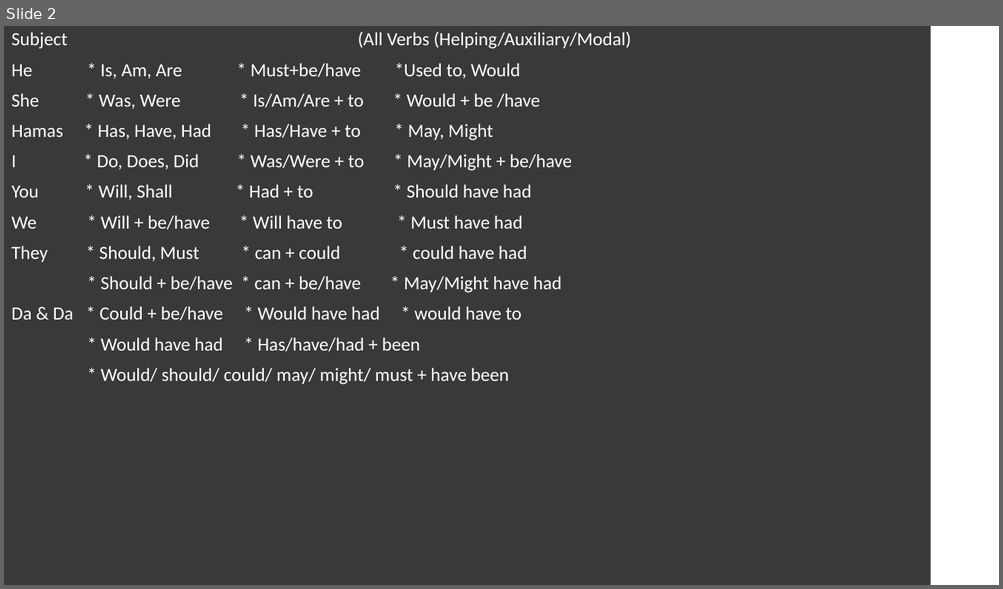
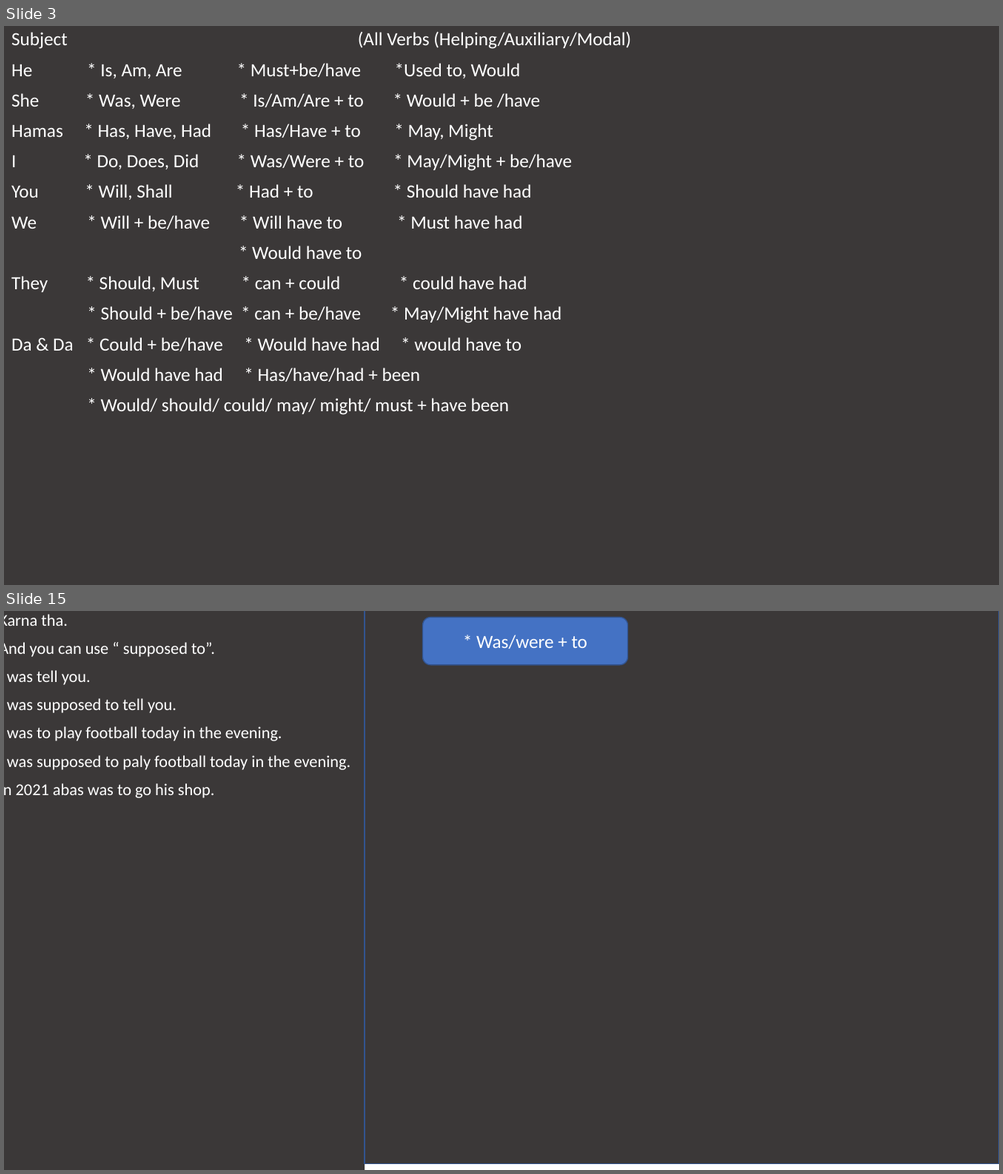
Before and after one commit to JanHamas/English_C, a slide deck: ENG GRAMMER.pptx. Shown one above the other, each under a label of ours: slide 2 before the commit, slides 3 and 15 after it; the slides between them are not shown. The pictures are 1003x589 and 1003x1174 pixels, drawn with LibreOffice and Linux fonts; fonts in the diff are those of the drawing. Boxes give left, top, right and bottom in pixels: in the first picture for what was removed or moved away, otherwise in the second. Text is boxed around its words. In the diff, an @@ line names an element or a change of style, - is before the commit and + after.

```diff
--- a/ENG GRAMMER.pptx
+++ b/ENG GRAMMER.pptx
@@ slide 15 added at (4, 611, 999, 1170), background #FFFFFF @@
@@ text added at (4, 614, 351, 798), 16 pt, text #FFFFFF @@
+Karna tha.
+And you can use “ supposed to”.
+I was tell you.
+I was supposed to tell you.
+I was to play football today in the evening.
+I was supposed to paly football today in the evening.
+In 2021 abas was to go his shop.
@@ rectangle added at (364, 611, 999, 1165), fill #3B3838, outline #325491 1 pt @@
@@ rounded rectangle added at (423, 617, 628, 665), fill #4472C4, outline #325491 1 pt, 18 pt, text #FFFFFF @@
+* Was/were + to
@@ what was slide 2 is now slide 3 @@
@@ slide 3 changed as well @@
@@ text "Subject (All Verbs (Helping/Auxiliary/Modal)": place and size @@
-text "Subject (All Verbs (Helping/Auxiliary/Modal)" at (4, 26, 930, 585)
+text "Subject (All Verbs (Helping/Auxiliary/Modal)" at (4, 26, 999, 585)
@@ text at (252, 246, 361, 259): paragraph added @@
+* Would have to
```
Also in this commit, not shown: 1 other slide changed, 13 other slides added, 12 slides removed, 19 other files.
